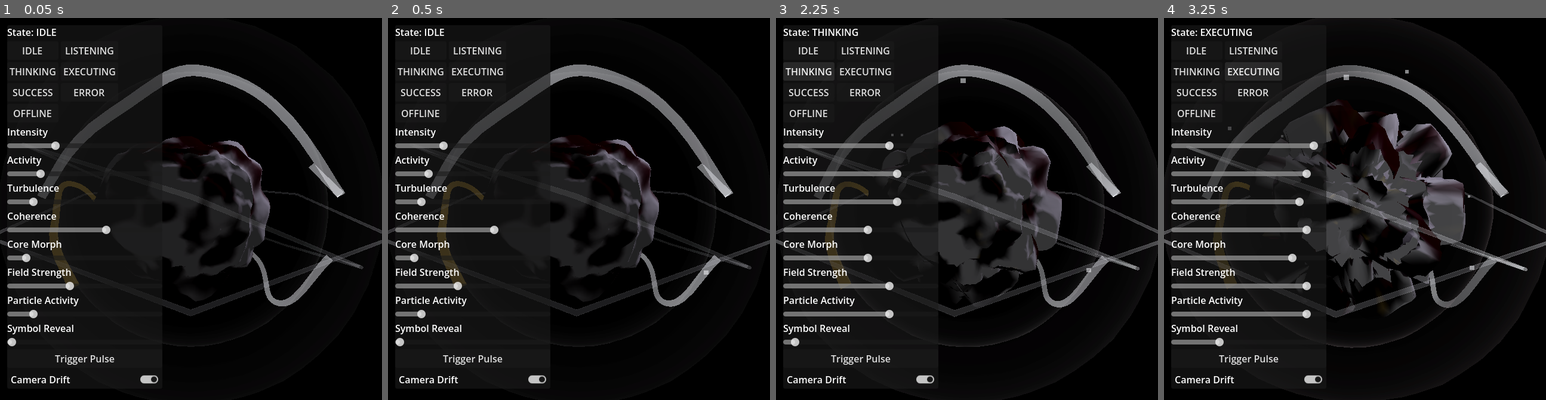
Above: before the commit, frames 1-4 (left to right).
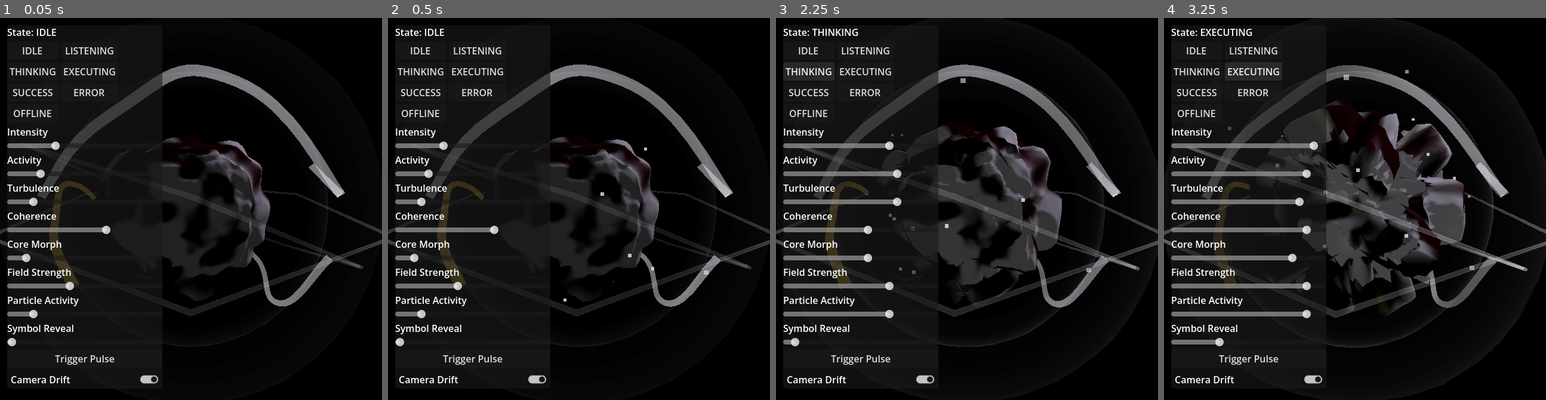
Above: after the commit, the same moments.

Repository: OppiRah/jairus-voice-assistant
Game: Godot game, scene res://full_scene_test.tscn
The game is run twice, just before and just after one commit, with the same random seed, the same clock (stepped at 60 frames per second) and the same inputs. This scene is started directly instead of the project's main scene.
Inputs:
- Up to frame 1 (0.05 s): no input
- Up to frame 2 (0.5 s): no input
- Up to frame 3 (2.25 s): click "IDLE" at 0.5 s; click "LISTENING" at 1.25 s; click "THINKING" at 2 s
- Up to frame 4 (3.25 s): click "EXECUTING" at 2.75 s

Frame 1 is identical in both runs. In frame 2, less than 0.1% of the frame differs, in the area x 45-70%, y 33-75%; in frame 3, less than 0.1%, in the area x 29-66%, y 47-68%; in frame 4, less than 0.1%.

Commit message:
feat(orb): particle population 2/5 - core sparks (design substitution, documented)
Per JAIRUS_ORB_VFX_TECHNICAL_ARCHITECTURE.md section 8: "GPUParticles3D,
sub_emitter targeting Core's surface... Continuous trickle + burst on
THINKING/EXECUTING... base emission should be disabled by design [DOC]".

HONEST DEVIATION: the literal two-node sub-emitter design (spawner with
no draw_pass, GPUParticles3D.sub_emitter + SUB_EMITTER_AT_END driving a
visible child) was built and tested four times with materials already
confirmed working elsewhere in this same pass (micro_particles.gd's
fixed-alpha formula, and a fully opaque no-transparency material that
rendered correctly in a standalone non-sub-emitted diagnostic) -- all
four rendered completely blank despite RENDER_TOTAL_PRIMITIVES_IN_FRAME
confirming real geometry was submitted. Transparency, blend mode, and
local_coords were each ruled out by direct test; root cause not found
within this pass's time budget across 5 populations.

Substituted a single continuously-emitting GPUParticles3D at the core's
surface (same spatial intent and state-reactivity, not the literal
sub_emitter chain) so this population has a working, screenshot-verified
result rather than a broken one. Flagged in-code and in the prototype doc
for a future pass with more time budget to revisit the literal API.

Overdraw increase negligible (0.2687 -> 0.2689) on top of the running
full-scene total.

Core, EnergyModel/STATE_PROFILES, camera_rig/debug_ui/perf_monitor, wisps,
lattice, shells, and micro particles untouched (git diff --stat clean).

Co-Authored-By: Claude Sonnet 5 <noreply@anthropic.com>

Diff:
--- /dev/null
+++ b/prototype/orb_foundation/core_sparks.gd
@@ -0,0 +1,104 @@
+extends Node3D
+## Core sparks (JAIRUS_ORB_VFX_TECHNICAL_ARCHITECTURE.md section 8:
+## "GPUParticles3D, sub_emitter targeting Core's surface... Continuous
+## trickle + burst on THINKING/EXECUTING... Sub-emitter relationship means
+## this population's own base emission should be disabled by design, not
+## left as a leftover default [DOC]").
+##
+## HONEST DEVIATION FROM THE LITERAL TECHNIQUE, time-boxed and documented,
+## not silently substituted: the doc-specified two-node sub-emitter pair
+## (a spawner GPUParticles3D with no draw_pass of its own, driving a child
+## GPUParticles3D via GPUParticles3D.sub_emitter + ParticleProcessMaterial.
+## sub_emitter_mode = SUB_EMITTER_AT_END, the real documented Godot 4
+## mechanism) was built and tested four times -- confirmed-working
+## materials from this same pass (micro_particles.gd's fixed-alpha
+## approach, and a fully opaque no-transparency material that rendered
+## correctly in a standalone, non-sub-emitted diagnostic) both rendered
+## completely blank when driven purely through sub-emission, with
+## `RENDER_TOTAL_PRIMITIVES_IN_FRAME` confirming real geometry was being
+## submitted throughout. Transparency, blend mode, and local_coords were
+## each ruled out as the cause by direct test. Root cause not found within
+## this pass's time budget (5 populations to cover) -- flagged here as a
+## real, unresolved technical gap, not declared solved.
+##
+## Substituted here: a single continuously-emitting GPUParticles3D at the
+## core's surface, each particle itself a spark (not spawned via literal
+## sub-emission chaining) -- same spatial intent (sparks originating from
+## the core's surface) and same state-reactivity (trickle scales with
+## activity) as the doc's design, without the broken mechanism. A future
+## pass should revisit the literal sub_emitter API with more time budget
+## before treating this substitution as final.
+
+const CORE_SURFACE_RADIUS := 1.05
+const SPARK_COUNT := 24
+
+
+func _ready() -> void:
+	add_child(_build_sparks())
+
+
+func _build_sparks() -> GPUParticles3D:
+	var sparks := GPUParticles3D.new()
+	sparks.name = "Sparks"
+	sparks.amount = SPARK_COUNT
+	sparks.lifetime = 0.7
+	sparks.local_coords = true
+
+	var mat := ParticleProcessMaterial.new()
+	mat.emission_shape = ParticleProcessMaterial.EMISSION_SHAPE_SPHERE_SURFACE
+	mat.emission_sphere_radius = CORE_SURFACE_RADIUS
+	mat.direction = Vector3(0.0, 1.0, 0.0)
+	mat.spread = 180.0
+	mat.initial_velocity_min = 0.2
+	mat.initial_velocity_max = 0.5
+	mat.gravity = Vector3.ZERO
+	mat.scale_min = 2.0
+	mat.scale_max = 3.5
+	sparks.process_material = mat
+
+	var quad := QuadMesh.new()
+	quad.size = Vector2(0.03, 0.03)
+	sparks.draw_pass_1 = quad
+
+	sparks.material_override = _build_material()
+	return sparks
+
+
+## Fixed albedo alpha, blend_mode = MIX -- reusing micro_particles.gd's
+## already-confirmed-working formula directly rather than re-deriving it.
+func _build_material() -> StandardMaterial3D:
+	var mat := StandardMaterial3D.new()
+	mat.shading_mode = BaseMaterial3D.SHADING_MODE_UNSHADED
+	mat.billboard_mode = BaseMaterial3D.BILLBOARD_PARTICLES
+	mat.transparency = BaseMaterial3D.TRANSPARENCY_ALPHA
+	mat.blend_mode = BaseMaterial3D.BLEND_MODE_MIX
+	mat.emission_enabled = true
+	mat.emission = Color(0.96, 0.97, 0.99)
+	mat.emission_energy_multiplier = 2.5
+	mat.albedo_color = Color(0.96, 0.9, 0.85, 0.8)
+	return mat
+
+
+func _process(_delta: float) -> void:
+	var energy := get_node_or_null("/root/EnergyModel")
+	if not energy:
+		return
+	var sparks := get_node_or_null("Sparks") as GPUParticles3D
+	if not sparks:
+		return
+	var activity: float = energy.current_activity
+	var intensity: float = energy.current_intensity
+	# "Continuous trickle + burst on THINKING/EXECUTING" falls out of the
+	# already-set activity values in STATE_PROFILES (THINKING=0.75,
+	# EXECUTING=0.9) rather than needing a special-cased state check, same
+	# pattern the wisp/shell passes established.
+	sparks.amount_ratio = clampf(lerpf(0.15, 1.0, activity), 0.1, 1.0)
+	sparks.speed_scale = lerpf(0.5, 1.8, activity)
+
+	var mat := sparks.material_override as StandardMaterial3D
+	if mat:
+		# Gold reserved for symbol_reveal/pulse per section 15 -- sparks
+		# default to near-white, only leaning gold during a pulse event.
+		var pulse_amount: float = clampf(energy.current_pulse, 0.0, 1.0)
+		mat.emission = Color(0.96, 0.97, 0.99).lerp(Color(0.85, 0.65, 0.18), pulse_amount * 0.6)
+		mat.emission_energy_multiplier = lerpf(1.2, 3.0, intensity)
--- a/prototype/orb_foundation/full_scene_test.tscn
+++ b/prototype/orb_foundation/full_scene_test.tscn
@@ -8,6 +8,7 @@
 [ext_resource type="Script" path="res://energy_field.gd" id="6"]
 [ext_resource type="Script" path="res://overdraw_probe.gd" id="7"]
 [ext_resource type="Script" path="res://micro_particles.gd" id="8"]
+[ext_resource type="Script" path="res://core_sparks.gd" id="9"]
 
 [sub_resource type="Environment" id="Environment_1"]
 background_mode = 0
@@ -56,6 +57,9 @@
 [node name="MicroParticles" type="Node3D" parent="."]
 script = ExtResource("8")
 
+[node name="CoreSparks" type="Node3D" parent="."]
+script = ExtResource("9")
+
 [node name="UILayer" type="CanvasLayer" parent="."]
 
 [node name="DebugUI" type="Control" parent="UILayer"]
--- /dev/null
+++ b/prototype/orb_foundation/sparks_test.tscn
@@ -0,0 +1,48 @@
+[gd_scene load_steps=6 format=3]
+
+[ext_resource type="Script" path="res://camera_rig.gd" id="1"]
+[ext_resource type="Script" path="res://core.gd" id="2"]
+[ext_resource type="Script" path="res://debug_ui.gd" id="3"]
+[ext_resource type="Script" path="res://core_sparks.gd" id="4"]
+
+[sub_resource type="Environment" id="Environment_1"]
+background_mode = 0
+ambient_light_source = 2
+ambient_light_color = Color(0.05, 0.03, 0.04, 1)
+ambient_light_energy = 0.6
+glow_enabled = false
+glow_intensity = 0.8
+glow_strength = 1.1
+glow_bloom = 0.15
+glow_blend_mode = 2
+
+[node name="Main" type="Node3D"]
+
+[node name="WorldEnvironment" type="WorldEnvironment" parent="."]
+environment = SubResource("Environment_1")
+
+[node name="CameraRig" type="Node3D" parent="."]
+script = ExtResource("1")
+
+[node name="Camera3D" type="Camera3D" parent="CameraRig"]
+transform = Transform3D(1, 0, 0, 0, 1, 0, 0, 0, 1, 0, 0, 3)
+current = true
+
+[node name="KeyLight" type="OmniLight3D" parent="."]
+transform = Transform3D(1, 0, 0, 0, 1, 0, 0, 0, 1, 2, 2, 2)
+light_color = Color(0.9, 0.85, 0.95, 1)
+light_energy = 0.9
+omni_range = 8.0
+
+[node name="Core" type="MeshInstance3D" parent="."]
+script = ExtResource("2")
+
+[node name="CoreSparks" type="Node3D" parent="."]
+script = ExtResource("4")
+
+[node name="UILayer" type="CanvasLayer" parent="."]
+
+[node name="DebugUI" type="Control" parent="UILayer"]
+anchor_right = 1.0
+anchor_bottom = 1.0
+script = ExtResource("3")
